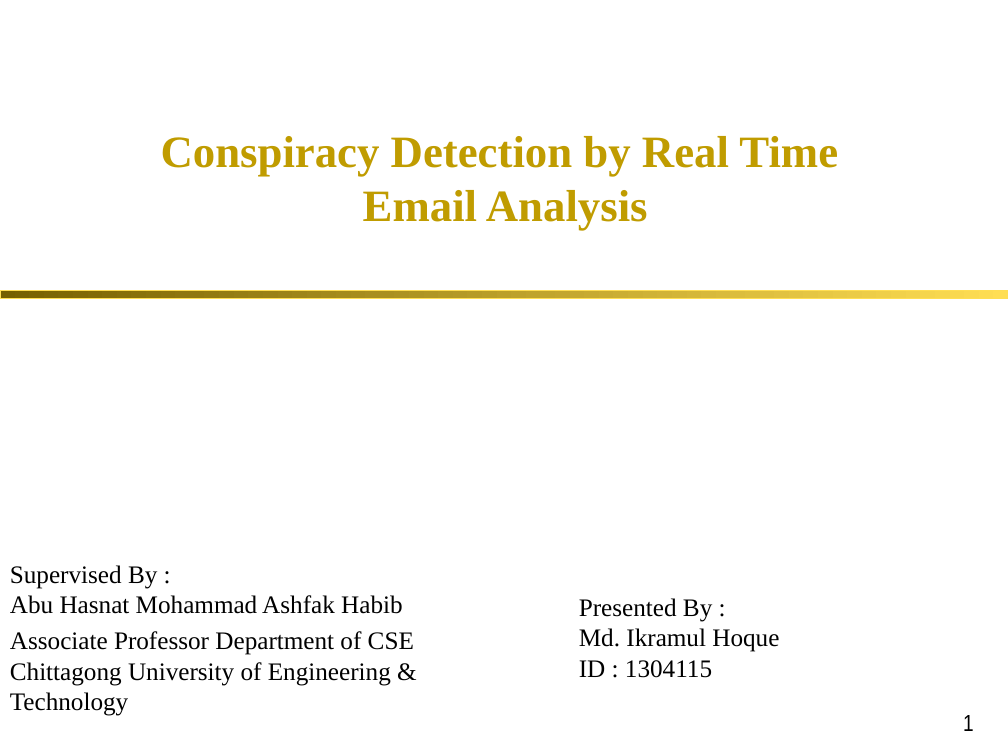
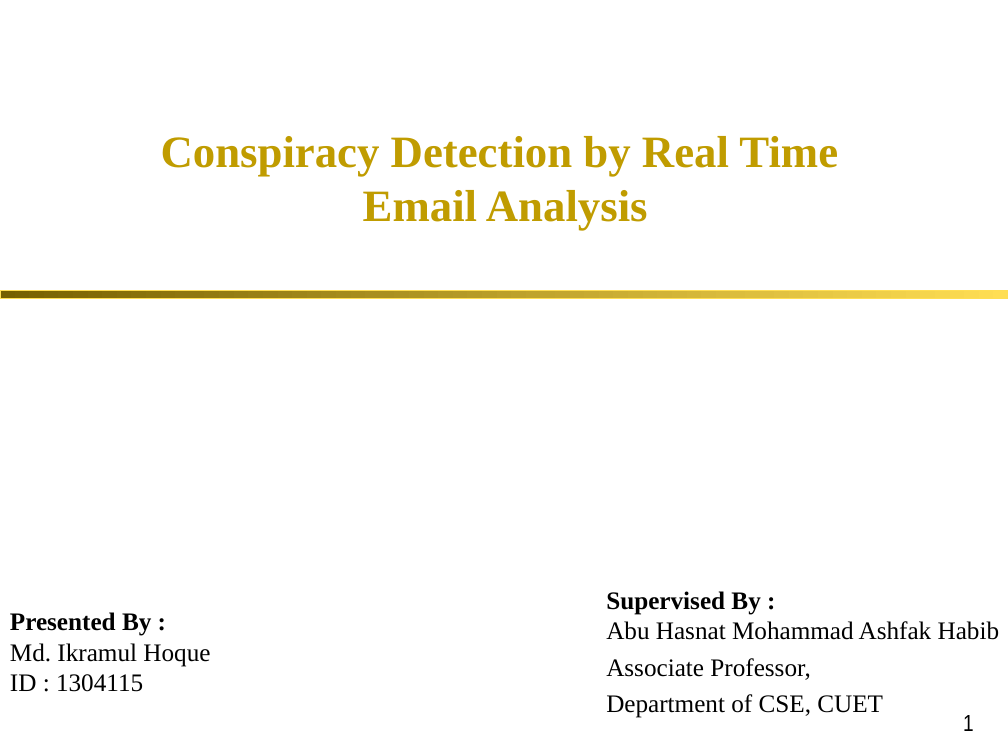
Before and after one commit to iRaM-sAgOr/email_data, a slide deck: slide 1 of myReport/final_presentation.ppt. Drawn at 1008x756 pixels with LibreOffice and Linux fonts; fonts in the diff are those of the drawing; background and template pictures are left out. Boxes give left, top, right and bottom in pixels: in the first picture for what was removed or moved away, otherwise in the second. Text is boxed around its words. In the diff, an @@ line names an element or a change of style, - is before the commit and + after.

```diff
--- a/myReport/final_presentation.ppt
+++ b/myReport/final_presentation.ppt
@@ text "Supervised By : Abu Hasnat ...": place and size @@
-text "Supervised By : Abu Hasnat ..." at bbox=[10, 565, 414, 716]
+text "Supervised By : Abu Hasnat ..." at bbox=[606, 591, 1000, 718]
@@ text at bbox=[606, 591, 1000, 640]: bold on in "Supervised By :" @@
@@ text "Presented By : Md. Ikramul ...": place and size @@
-text "Presented By : Md. Ikramul ..." at bbox=[579, 598, 779, 678]
+text "Presented By : Md. Ikramul ..." at bbox=[10, 612, 210, 692]
@@ text at bbox=[10, 612, 210, 667]: bold on in "Presented By :" @@
@@ text at bbox=[606, 658, 883, 718]: text changed @@
-Associate Professor Department of CSE
-Chittagong University of Engineering & Technology
+Associate Professor,
+Department of CSE, CUET
```
Also in this commit, not shown: 21 other slides changed, 3 slides added, 1 slide removed, 9 other files.
